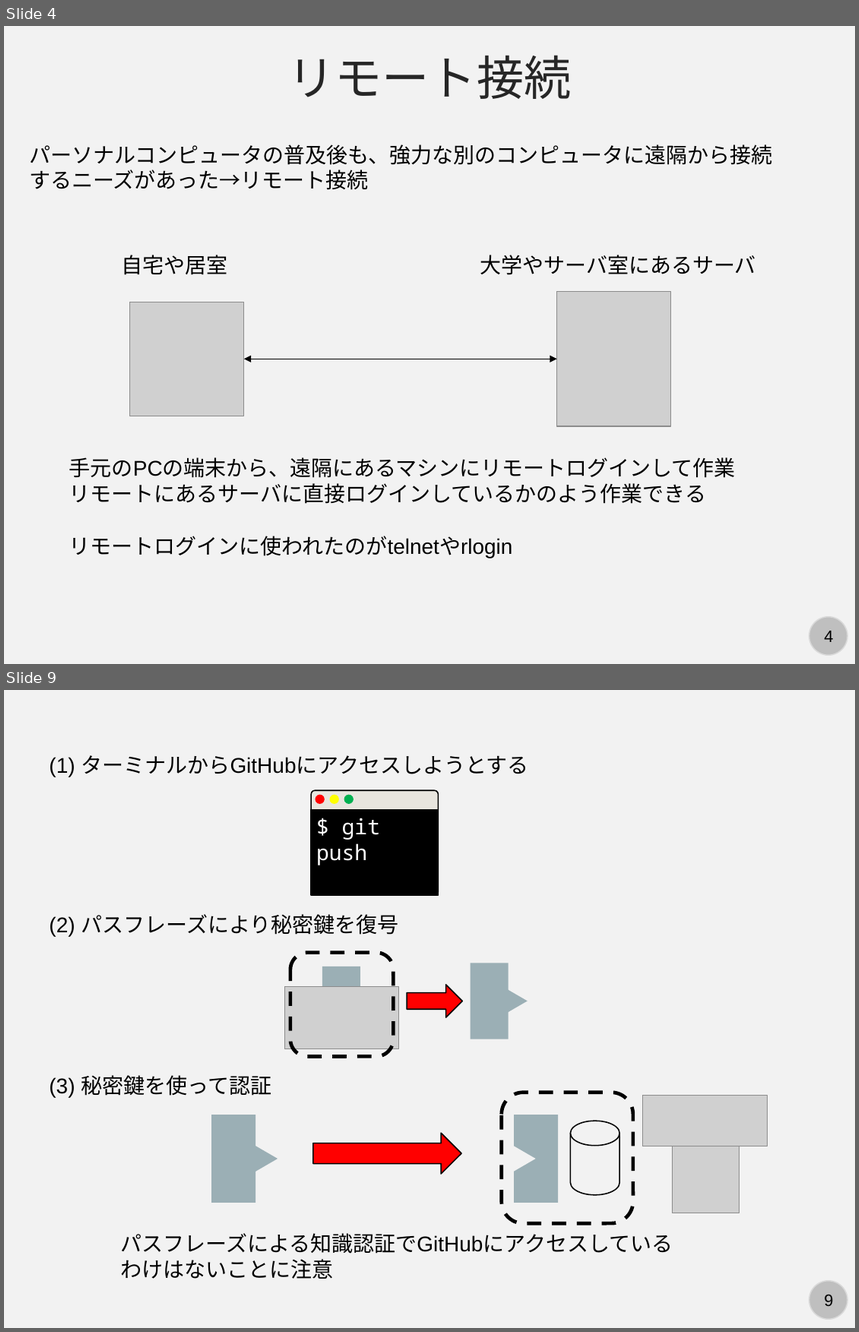
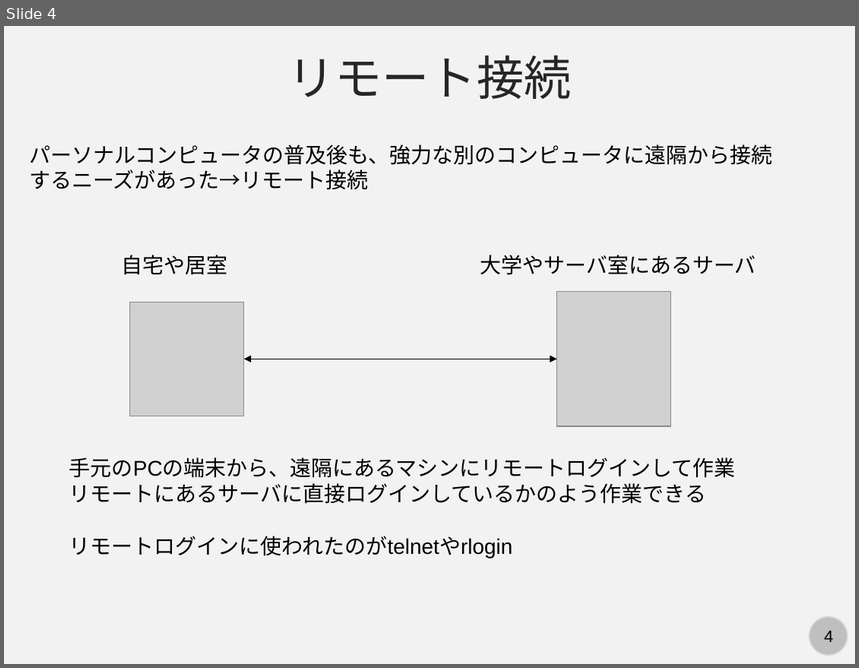
Before and after one commit to kaityo256/lab_startup, a slide deck: ssh/ssh.pptx. Shown one above the other, each under a label of ours: slides 4 and 9 before the commit, slide 4 after it; the slides between them are not shown. The pictures are 859x1332 and 859x668 pixels, drawn with LibreOffice and Linux fonts; fonts in the diff are those of the drawing; grey boxes stand for pictures. Boxes give left, top, right and bottom in pixels: in the first picture for what was removed or moved away, otherwise in the second. Text is boxed around its words. In the diff, an @@ line names an element or a change of style, - is before the commit and + after.

```diff
--- a/ssh/ssh.pptx
+++ b/ssh/ssh.pptx
@@ slide 9 removed at bbox=[4, 690, 855, 1328], background #F2F2F2; not listed: 2 template elements that a slide beside it also shows @@
@@ text removed at bbox=[49, 755, 529, 777] @@
-(1) ターミナルからGitHubにアクセスしようとする
@@ group removed at bbox=[311, 790, 438, 896]: 3 ellipses, 1 rounded rectangle, 1 rectangle, 1 text @@
-$ git push
@@ text removed at bbox=[49, 914, 399, 936] @@
-(2) パスフレーズにより秘密鍵を復号
@@ group removed at bbox=[285, 953, 527, 1057]: 2 rectangles, 2 triangles, 1 picture, 1 rounded rectangle, 1 right arrow @@
@@ text removed at bbox=[49, 1075, 272, 1097] @@
-(3) 秘密鍵を使って認証
@@ group removed at bbox=[211, 1093, 767, 1224]: 2 rectangles, 2 triangles, 2 pictures, 1 rounded rectangle, 1 cylinder, 1 right arrow @@
@@ text removed at bbox=[121, 1233, 674, 1254] @@
-パスフレーズによる知識認証でGitHubにアクセスしているわけはないことに注意
```
Also in this commit, not shown: 1 slide changed, 2 slides added, 6 other slides removed.
